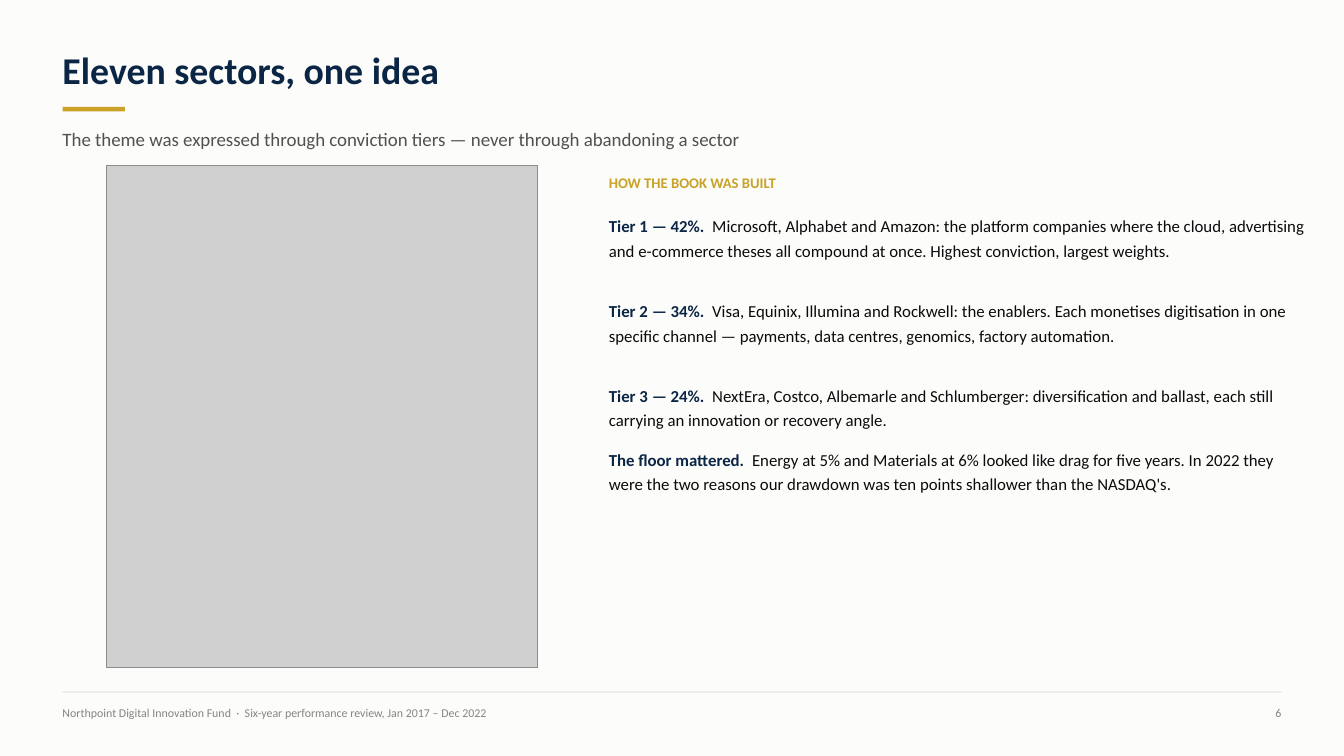
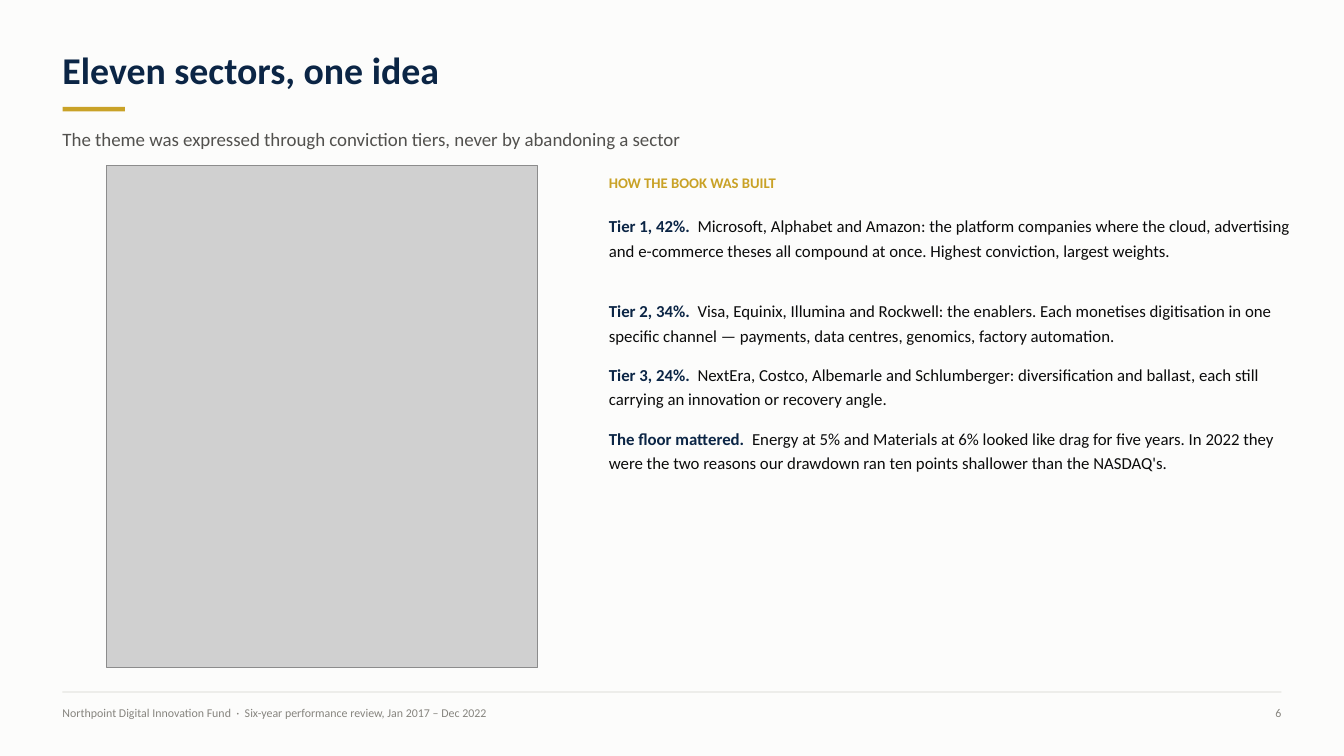
Before and after one commit to sleepdiff-web/CLAUDE, a slide deck: slide 6 of finc13303-portfolio-performance/deliverables/FINC13303_Ass2_PortfolioPerformance_14053836_OConnor.pptx. Drawn at 1344x756 pixels with LibreOffice and Linux fonts; fonts in the diff are those of the drawing; grey boxes stand for pictures. Boxes give left, top, right and bottom in pixels: in the first picture for what was removed or moved away, otherwise in the second. Text is boxed around its words. In the diff, an @@ line names an element or a change of style, - is before the commit and + after.

```diff
--- a/finc13303-portfolio-performance/deliverables/FINC13303_Ass2_PortfolioPerformance_14053836_OConnor.pptx
+++ b/finc13303-portfolio-performance/deliverables/FINC13303_Ass2_PortfolioPerformance_14053836_OConnor.pptx
@@ text at [62,133,680,149]: text changed @@
-The theme was expressed through conviction tiers — never through abandoning a sector
+The theme was expressed through conviction tiers, never by abandoning a sector
@@ text at [609,220,1289,260]: text changed @@
-Tier 1 — 42%. Microsoft, Alphabet and Amazon: the platform companies where the cloud, advertising and e-commerce theses all compound at once. Highest conviction, largest weights.
+Tier 1, 42%. Microsoft, Alphabet and Amazon: the platform companies where the cloud, advertising and e-commerce theses all compound at once. Highest conviction, largest weights.
@@ text at [609,305,1271,345]: text changed @@
-Tier 2 — 34%. Visa, Equinix, Illumina and Rockwell: the enablers. Each monetises digitisation in one specific channel — payments, data centres, genomics, factory automation.
+Tier 2, 34%. Visa, Equinix, Illumina and Rockwell: the enablers. Each monetises digitisation in one specific channel — payments, data centres, genomics, factory automation.
@@ text at [609,369,1258,408]: text changed @@
-Tier 3 — 24%. NextEra, Costco, Albemarle and Schlumberger: diversification and ballast, each still carrying an innovation or recovery angle.
+Tier 3, 24%. NextEra, Costco, Albemarle and Schlumberger: diversification and ballast, each still carrying an innovation or recovery angle.
@@ text at [609,433,1273,472]: text changed @@
-The floor mattered. Energy at 5% and Materials at 6% looked like drag for five years. In 2022 they were the two reasons our drawdown was ten points shallower than the NASDAQ's.
+The floor mattered. Energy at 5% and Materials at 6% looked like drag for five years. In 2022 they were the two reasons our drawdown ran ten points shallower than the NASDAQ's.
```
Also in this commit, not shown: 23 other slides changed, 15 other files.
